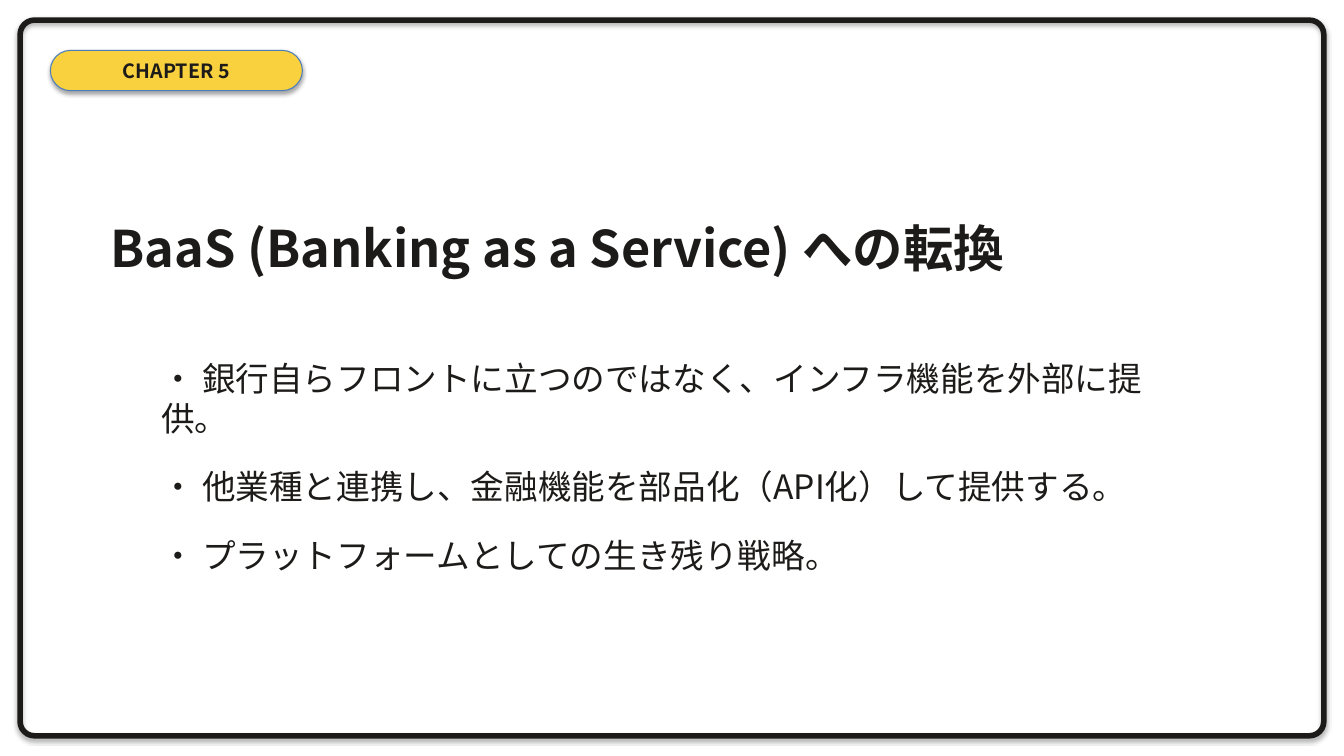
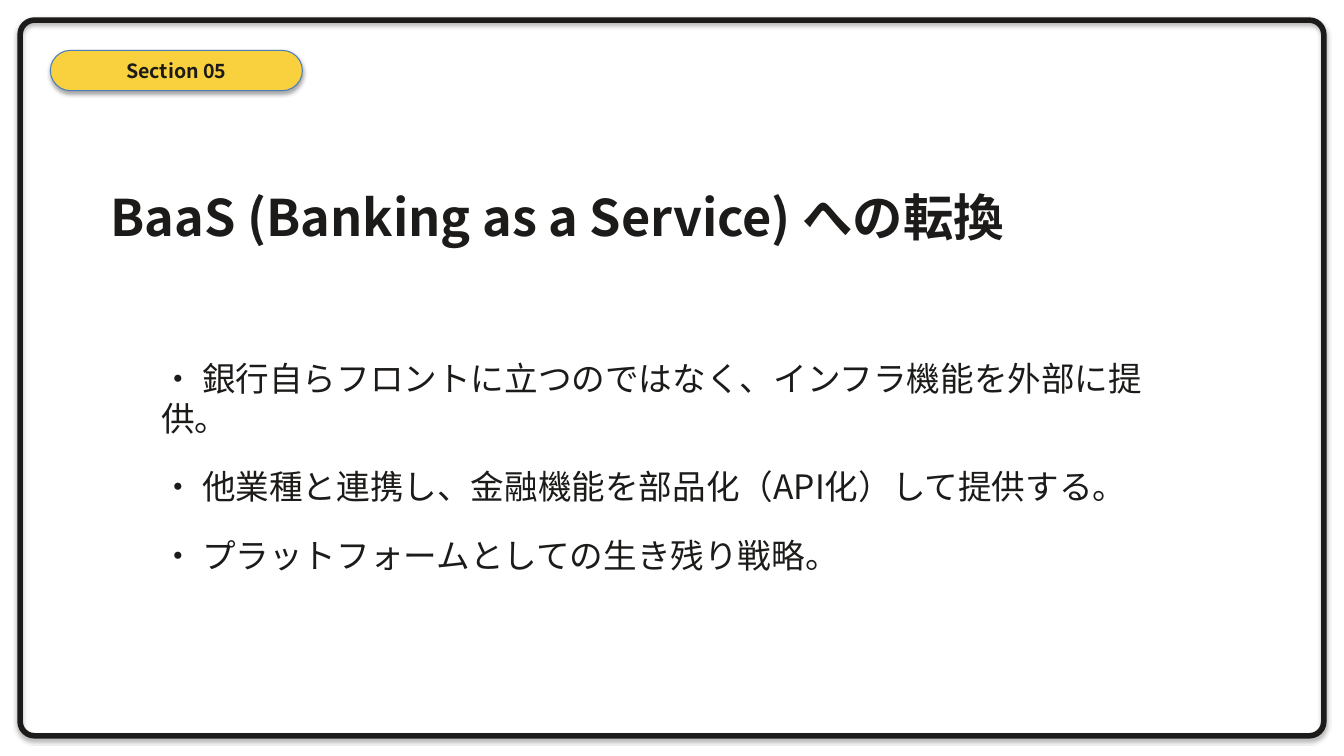
Before and after one commit to xilicrysta/bank-pptx, a slide deck: slide 22 of design-strategy/bank_strategy_presentation.pptx. Drawn at 1344x756 pixels with LibreOffice and Linux fonts; fonts in the diff are those of the drawing. Boxes give left, top, right and bottom in pixels: in the first picture for what was removed or moved away, otherwise in the second. Text is boxed around its words. In the diff, an @@ line names an element or a change of style, - is before the commit and + after.

Commit message:
Unify naming to Section, refactor generator class, and fix output path duplication (s)

```diff
--- a/design-strategy/bank_strategy_presentation.pptx
+++ b/design-strategy/bank_strategy_presentation.pptx
@@ text in rounded rectangle at [126,62,226,79]: text changed @@
-CHAPTER 5
+Section 05
@@ text "BaaS (Banking as a Service) ...": place and size @@
-text "BaaS (Banking as a Service) ..." at [111,224,1005,280]
+text "BaaS (Banking as a Service) ..." at [111,193,1005,249]
```
Also in this commit, not shown: 20 other slides changed, 1 other file.
